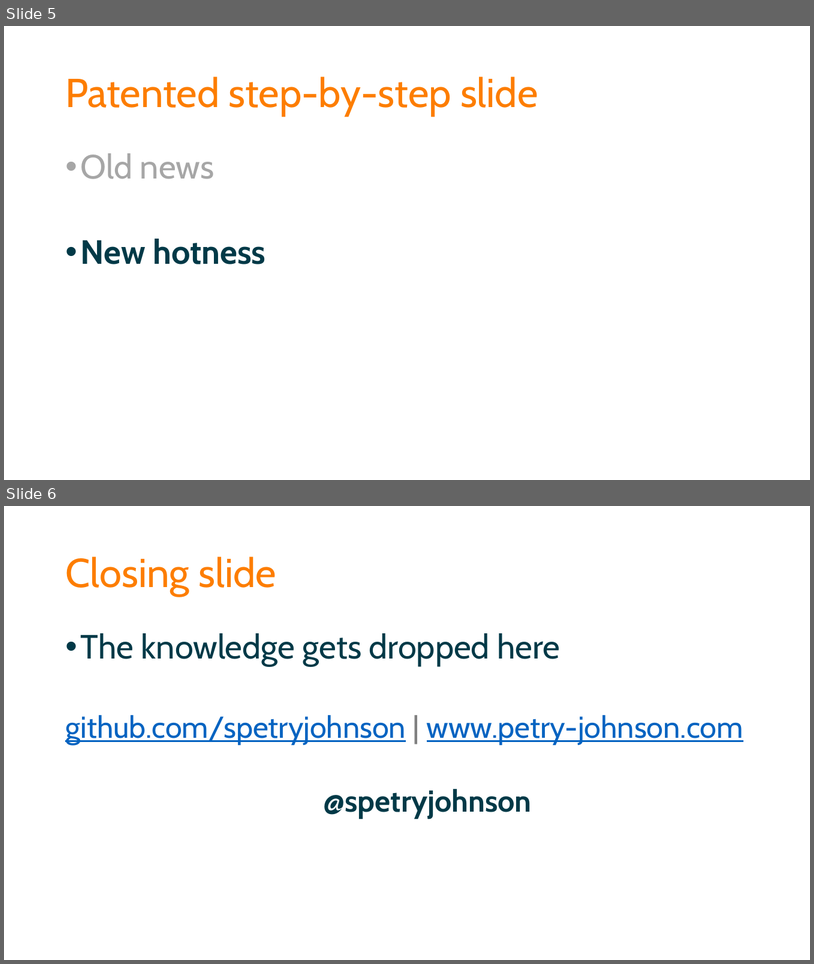
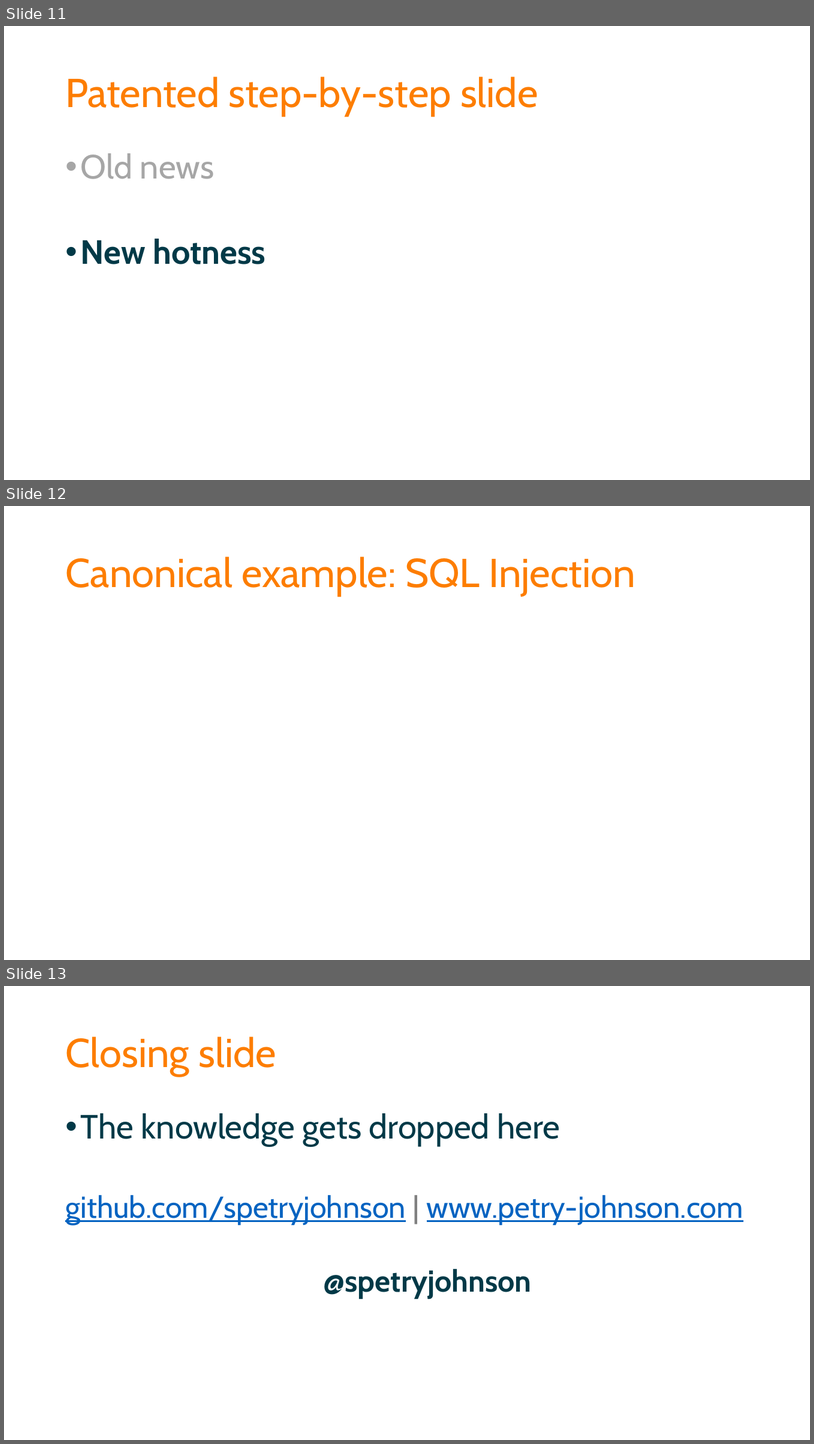
Before and after one commit to spetryjohnson/Talk---Dont-Write-Secure-Code-Design-Secure-Systems, a slide deck: Secure Systems - CodeMash 2017.pptx. Shown one above the other, each under a label of ours: slides 5 and 6 before the commit, slides 11, 12 and 13 after it. The pictures are 814x964 and 814x1444 pixels, drawn with LibreOffice and Linux fonts; fonts in the diff are those of the drawing. Boxes give left, top, right and bottom in pixels: in the first picture for what was removed or moved away, otherwise in the second. Text is boxed around its words. In the diff, an @@ line names an element or a change of style, - is before the commit and + after.

```diff
--- a/Secure Systems - CodeMash 2017.pptx
+++ b/Secure Systems - CodeMash 2017.pptx
@@ slide 12 added at box(4, 506, 810, 960), background #FFFFFF @@
@@ title added at box(65, 556, 636, 596), 48 pt, text #FD7D00 @@
+Canonical example: SQL Injection
@@ what was slide 5 is now slide 11 @@
@@ what was slide 6 is now slide 13 @@
```
Also in this commit, not shown: 2 slides changed, 7 other slides added, 1 slide removed, 2 other files.
